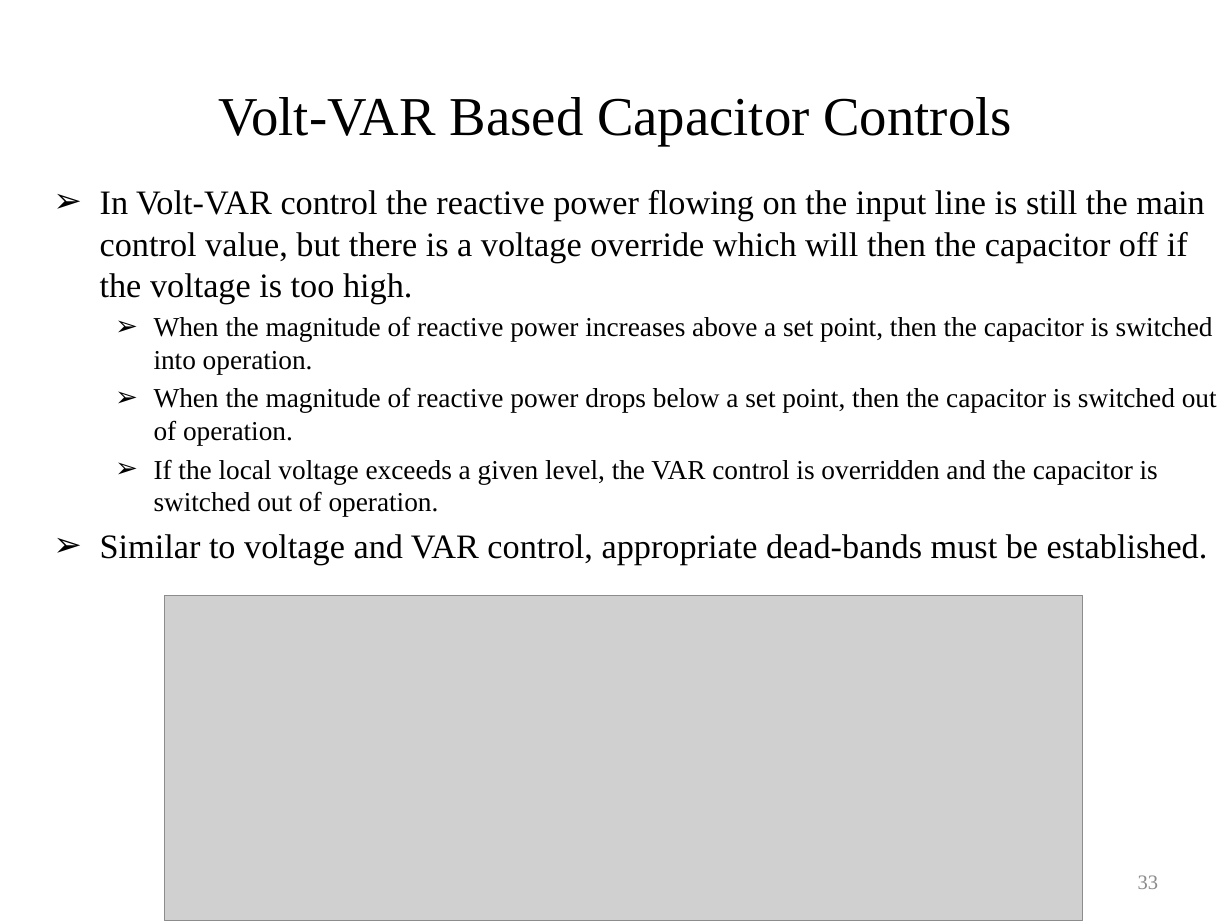
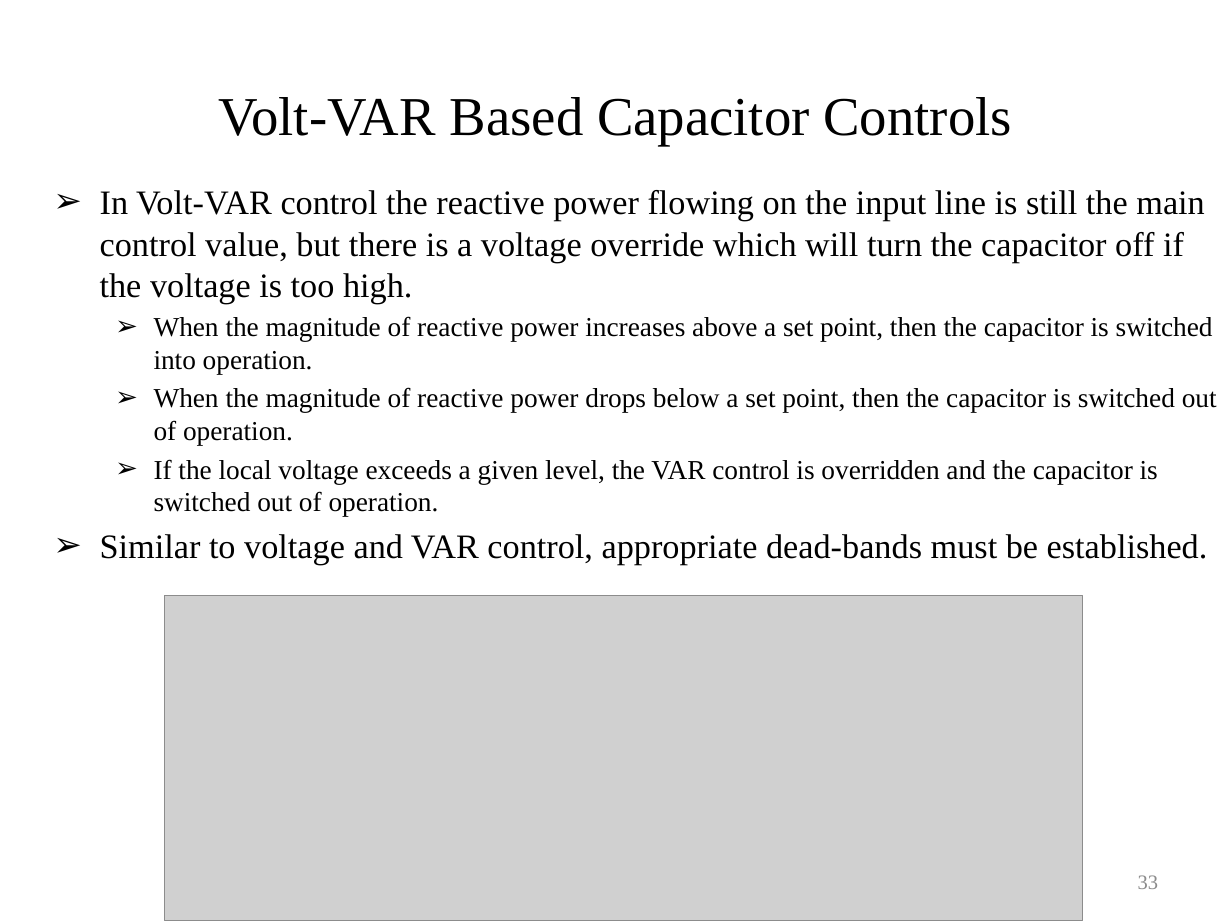
Before and after one commit to gridlab-d/course, a slide deck: slide 33 of University of Washington Class/Module 4 - Voltage control devices.pptx. Drawn at 1232x924 pixels with LibreOffice and Linux fonts; fonts in the diff are those of the drawing; grey boxes stand for pictures. Boxes give left, top, right and bottom in pixels: in the first picture for what was removed or moved away, otherwise in the second. Text is boxed around its words. In the diff, an @@ line names an element or a change of style, - is before the commit and + after.

Commit message:
Minor updates for consistency and spelling

```diff
--- a/University of Washington Class/Module 4 - Voltage control devices.pptx
+++ b/University of Washington Class/Module 4 - Voltage control devices.pptx
@@ text at [100, 190, 1204, 304]: text changed @@
-➢ In Volt-VAR control the reactive power flowing on the input line is still the main control value, but there is a voltage override which will then the capacitor off if the voltage is too high.
+➢ In Volt-VAR control the reactive power flowing on the input line is still the main control value, but there is a voltage override which will turn the capacitor off if the voltage is too high.
```
Also in this commit, not shown: 12 other slides changed.
